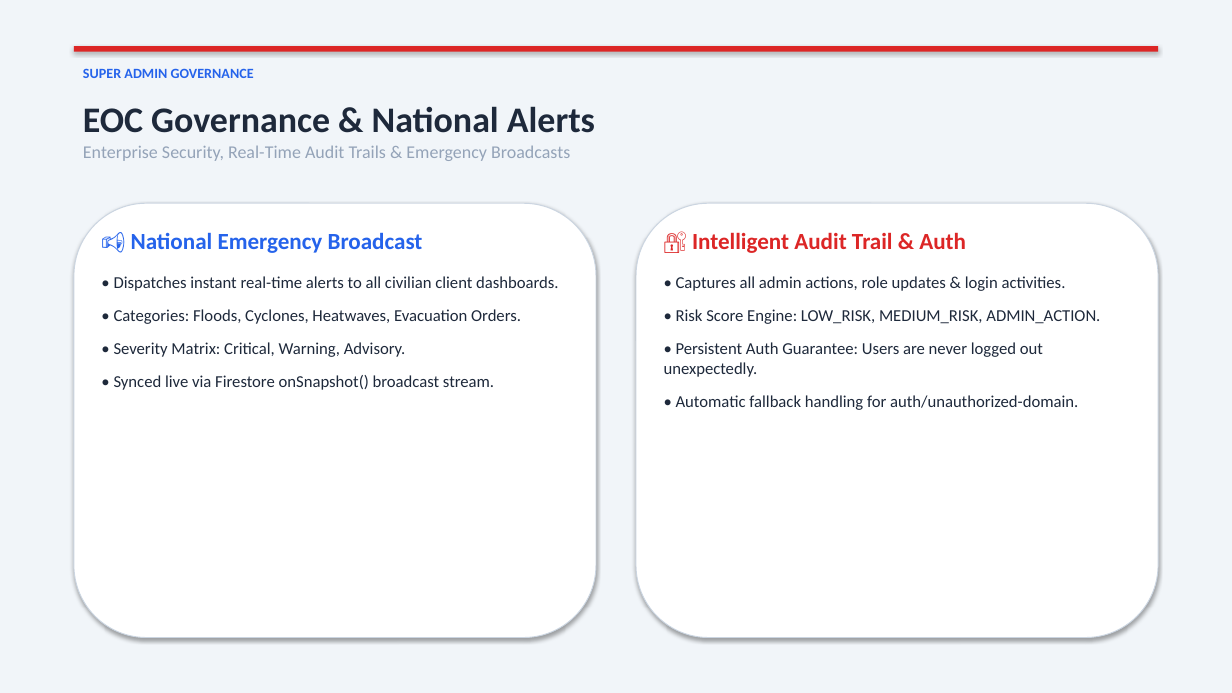
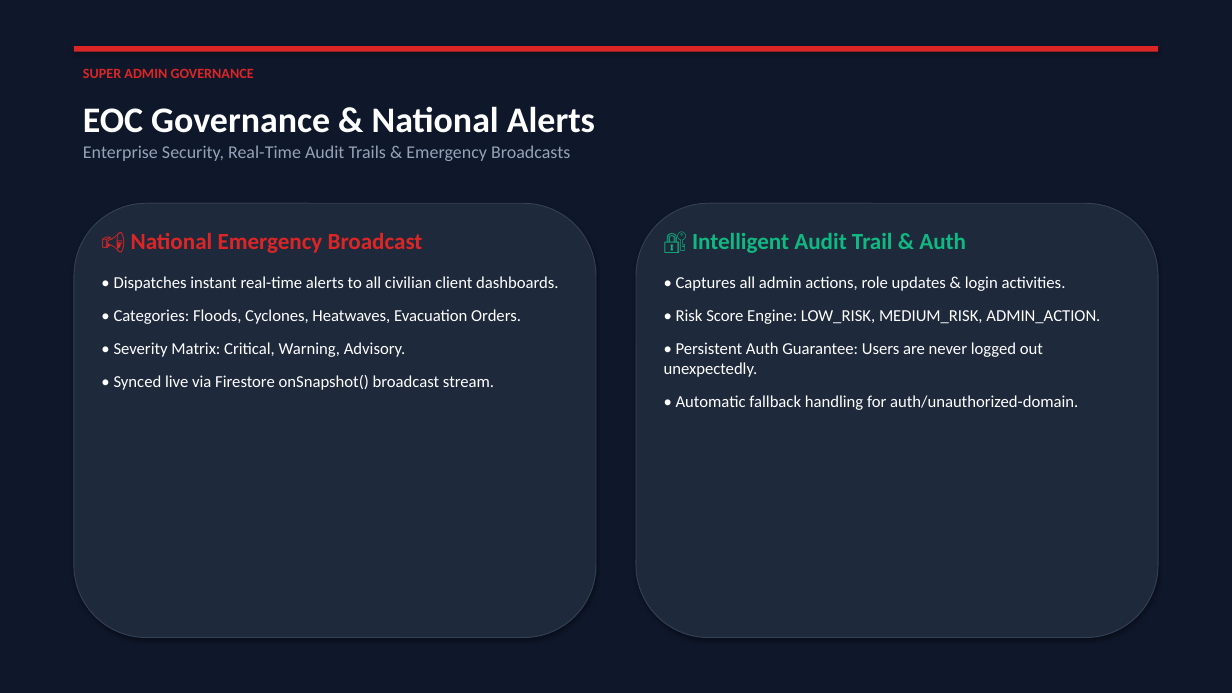
Before and after one commit to rootnode-rebels/rescue-ai, a slide deck: slide 7 of frontend/public/RescueAI_Innovative_Pitch_Deck.pptx (slide 8 before the commit). Drawn at 1232x693 pixels with LibreOffice and Linux fonts; fonts in the diff are those of the drawing. Boxes give left, top, right and bottom in pixels: in the first picture for what was removed or moved away, otherwise in the second. Text is boxed around its words. In the diff, an @@ line names an element or a change of style, - is before the commit and + after.

```diff
--- a/frontend/public/RescueAI_Innovative_Pitch_Deck.pptx
+++ b/frontend/public/RescueAI_Innovative_Pitch_Deck.pptx
@@ rectangle at (x1=0, y1=0, x2=1232, y2=693): fill #F1F5F9 to #0F172A @@
@@ text "SUPER ADMIN GOVERNANCE" at (x1=83, y1=68, x2=254, y2=78): text colour #2563EB to #DC2626 @@
@@ text at (x1=83, y1=106, x2=595, y2=133): text colour #1E293B to #FFFFFF in "EOC Governance & National Alerts" @@
@@ rounded rectangle at (x1=74, y1=203, x2=596, y2=638): fill #FFFFFF to #1E293B; outline #CBD5E1 0.75 pt to #334155 0.75 pt @@
@@ rounded rectangle at (x1=636, y1=203, x2=1158, y2=638): fill #FFFFFF to #1E293B; outline #CBD5E1 0.75 pt to #334155 0.75 pt @@
@@ text "📢 National Emergency Broadcast" at (x1=114, y1=233, x2=559, y2=390): text colour #2563EB to #DC2626 in "📢 National Emergency Broadcast"; text colour #1E293B to #FFFFFF in "• Dispatches instant real-time alerts to all ...", "• Categories: Floods, Cyclones, Heatwaves, Evacuation Orders ...", "• Severity Matrix: Critical, Warning, Advisory.", "• Synced live via Firestore onSnapshot() broadcast ..." @@
@@ text "🔐 Intelligent Audit Trail & ..." at (x1=664, y1=233, x2=1100, y2=410): text colour #DC2626 to #10B981 in "🔐 Intelligent Audit Trail & Auth"; text colour #1E293B to #FFFFFF in "• Captures all admin actions, role updates ...", "• Risk Score Engine: LOW_RISK, MEDIUM_RISK, ADMIN_ACTION.", "• Persistent Auth Guarantee: Users are never ...", "• Automatic fallback handling for auth/unauthorized-domain." @@
```
Also in this commit, not shown: 7 other slides changed, 1 slide removed, 1 other file.
